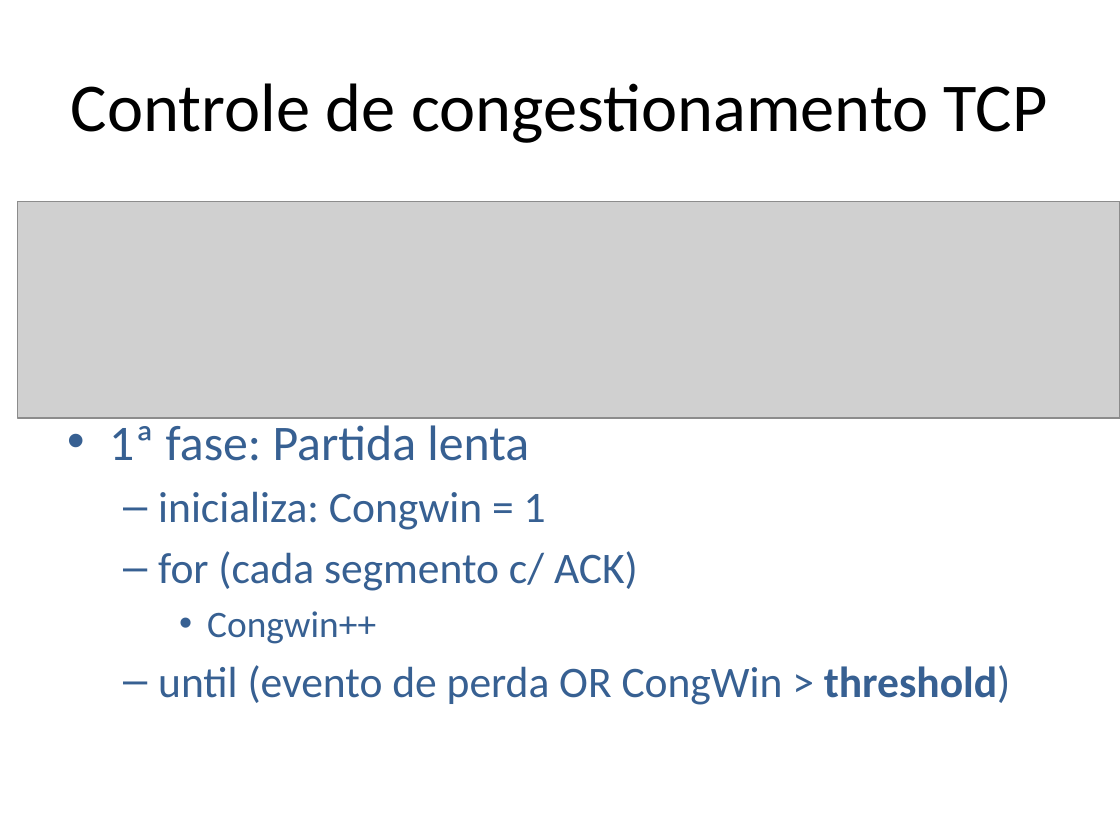
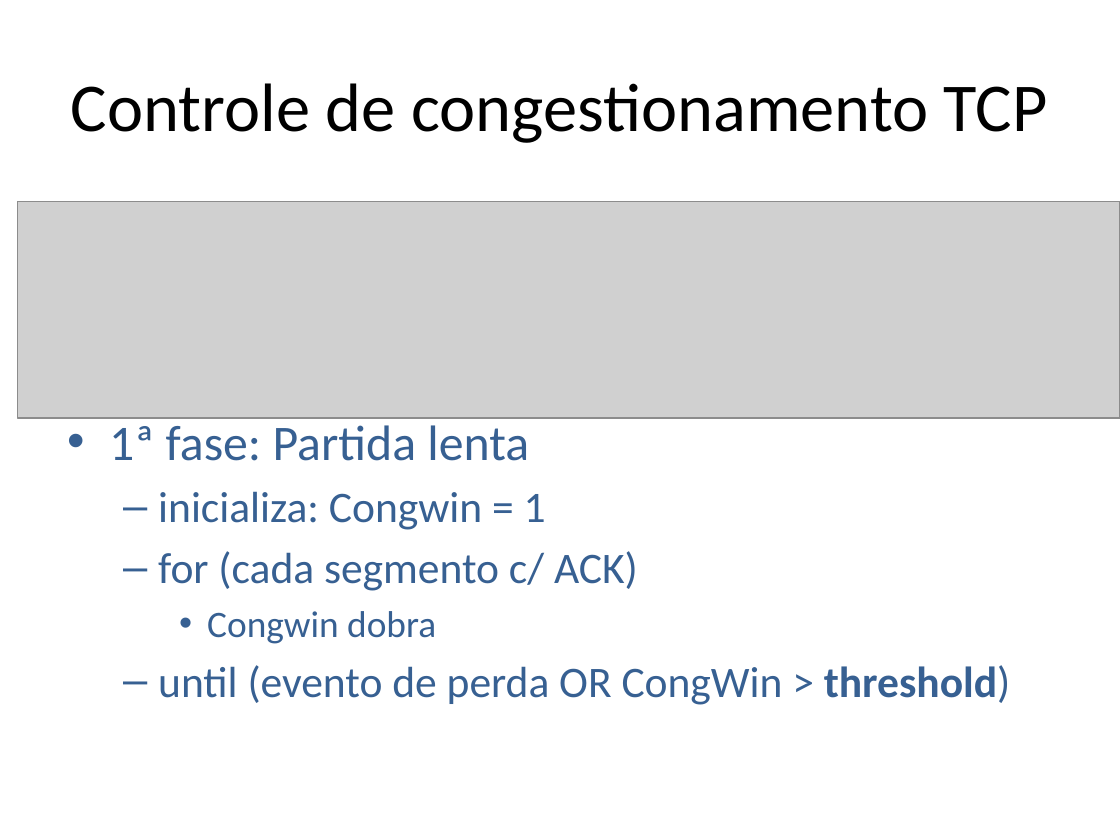
Before and after one commit to niviaquental/niviaquental.github.io, a slide deck: slide 12 of Presentations/Aula06-Transporte-TCP-Controle/06-Transporte-TCP-Controle.pptx. Drawn at 1120x840 pixels with LibreOffice and Linux fonts; fonts in the diff are those of the drawing; grey boxes stand for pictures; background and template pictures are left out. Boxes give left, top, right and bottom in pixels: in the first picture for what was removed or moved away, otherwise in the second. Text is boxed around its words. In the diff, an @@ line names an element or a change of style, - is before the commit and + after.

Commit message:
correção controle congestionamento

```diff
--- a/Presentations/Aula06-Transporte-TCP-Controle/06-Transporte-TCP-Controle.pptx
+++ b/Presentations/Aula06-Transporte-TCP-Controle/06-Transporte-TCP-Controle.pptx
@@ text at <box>207,611,436,644</box>: text changed @@
-    • Congwin++
+    • Congwin dobra
```
